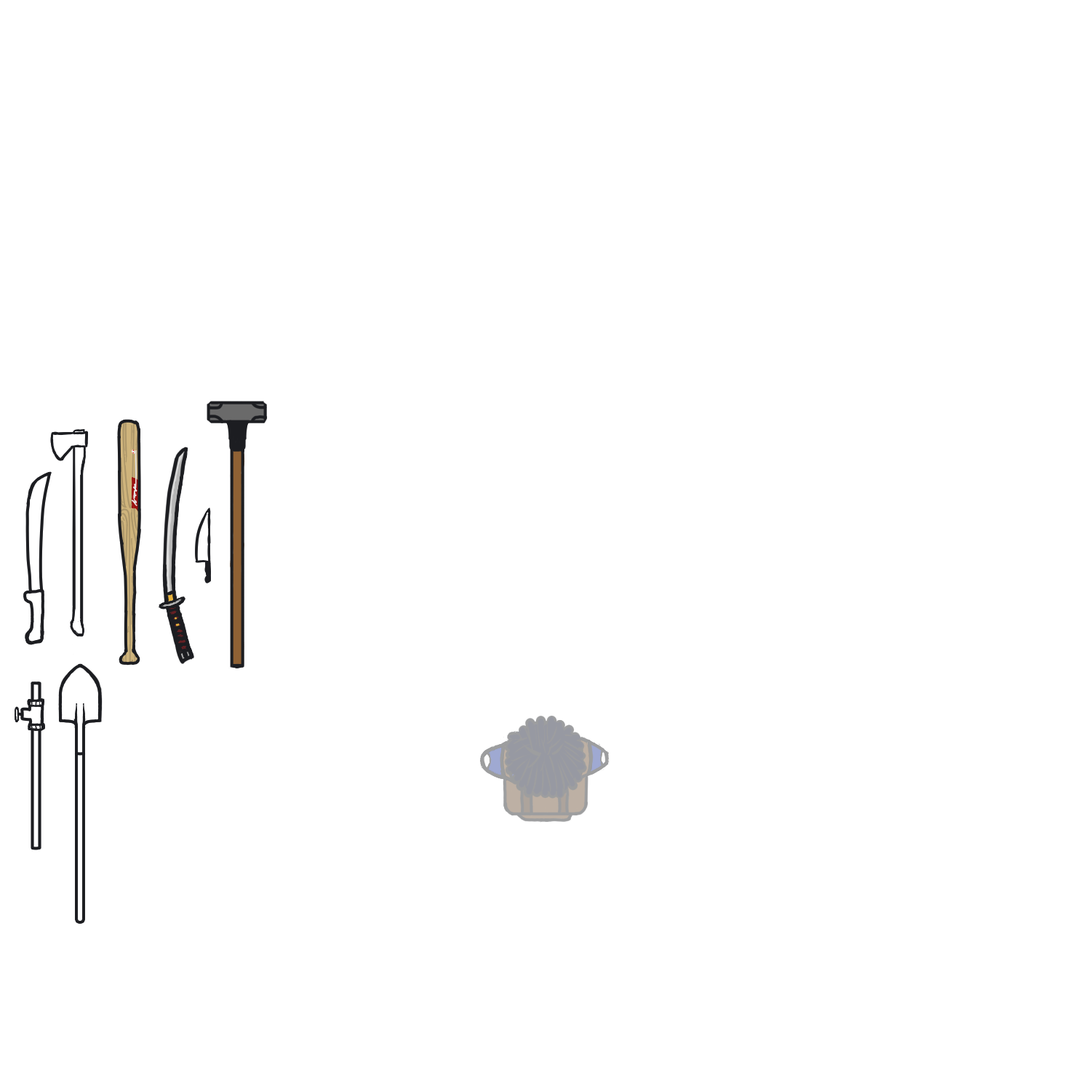
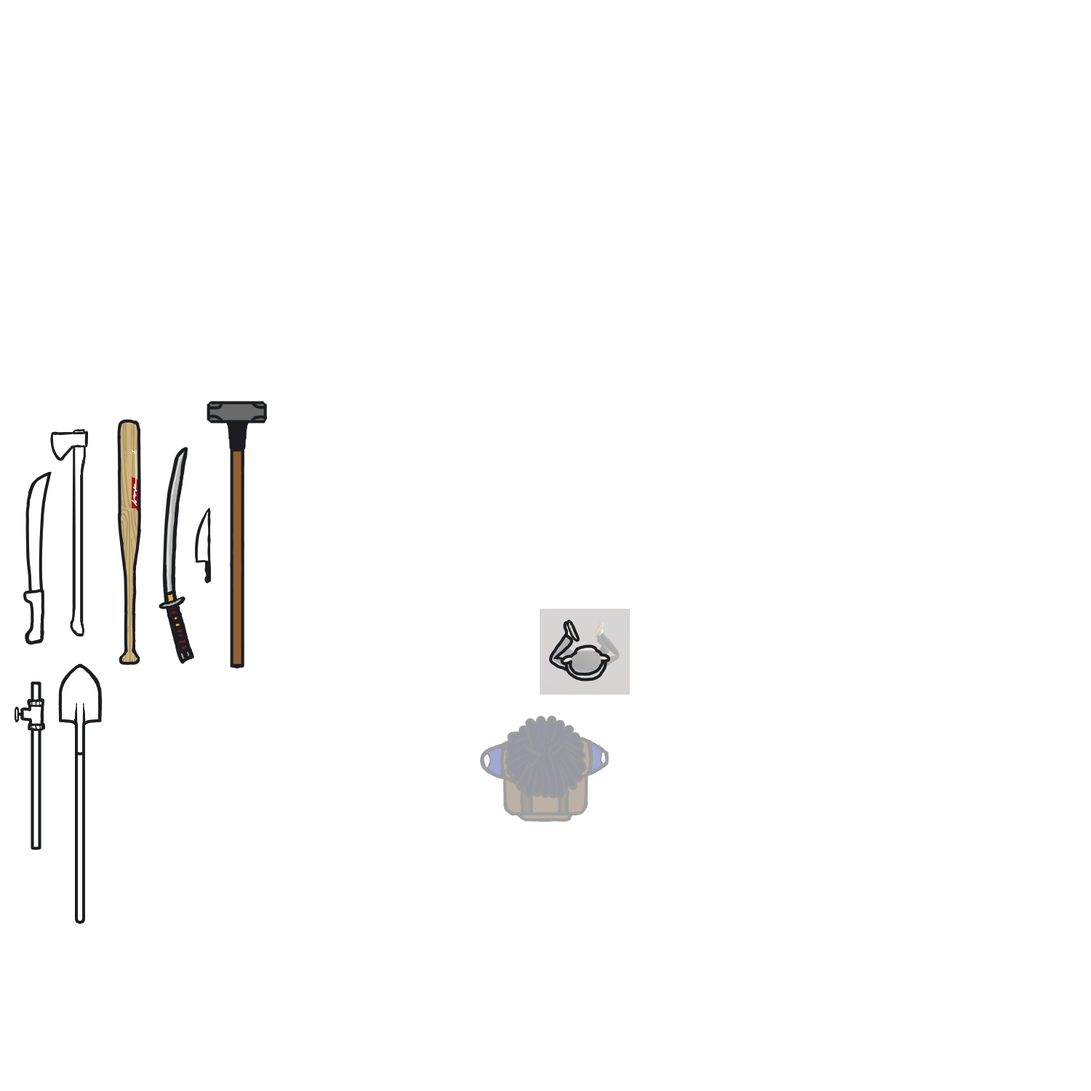
Two versions of the same layered image (w=1091, h=1091). Layer-by-layer changes:
painted on "Paint Layer 26" over [539, 609, 631, 695]
added layer "Paint Layer 27 (pasted)" (35%) above "Paint Layer 25" over [539, 609, 631, 695]
